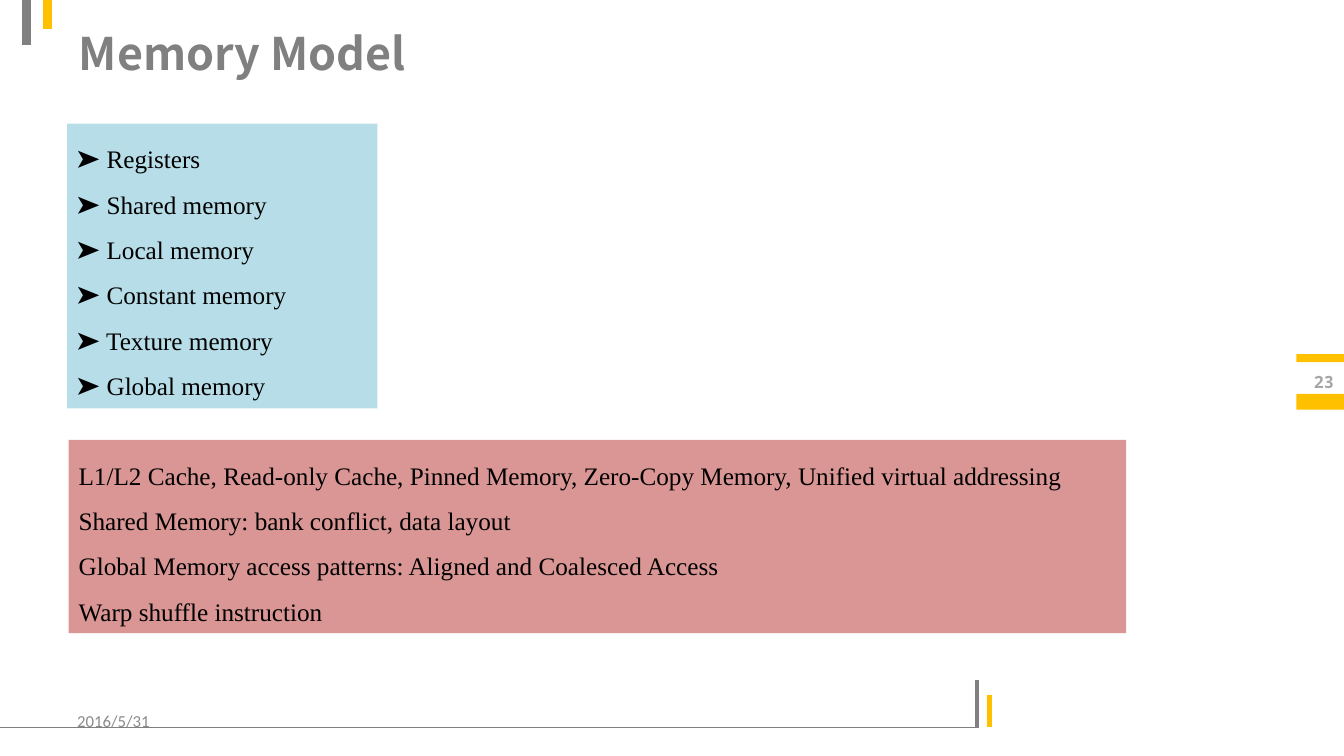
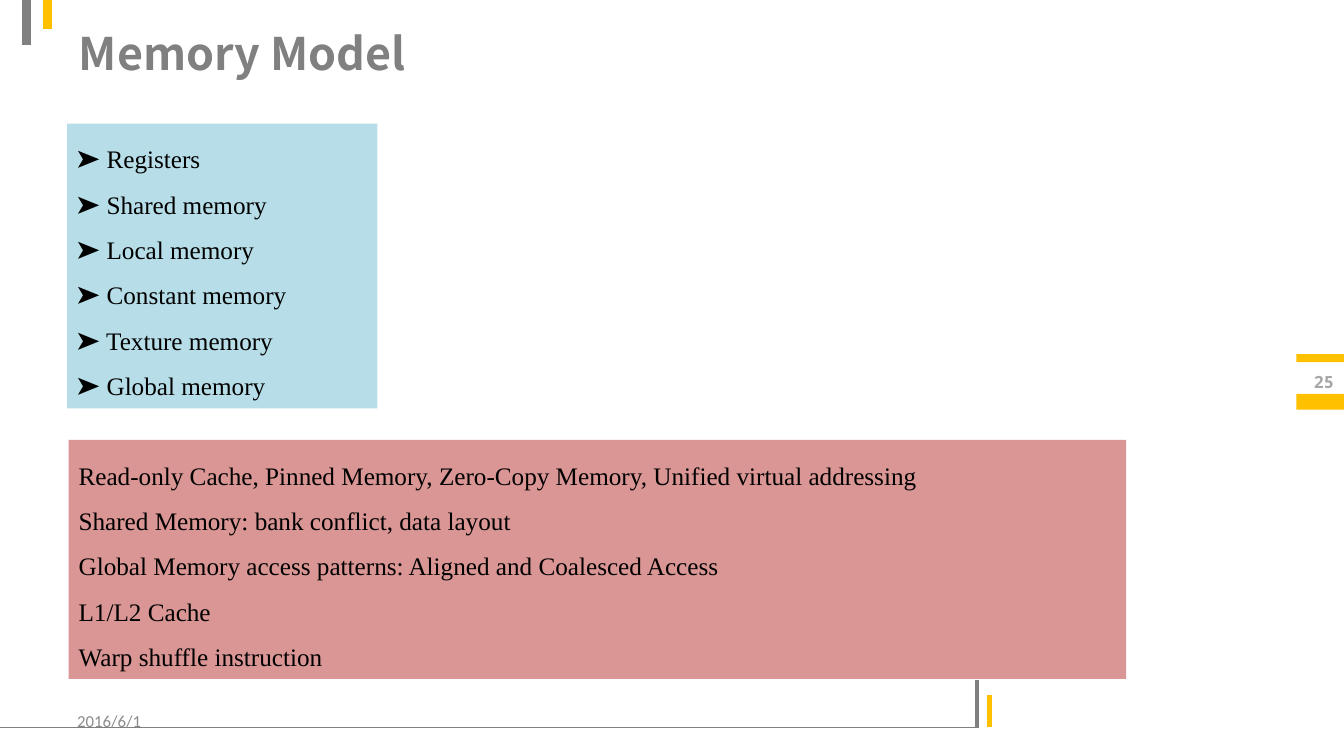
Before and after one commit to LitLeo/slides_of_parallel_computation, a slide deck: slide 25 of CUDA programming.pptx (slide 23 before the commit). Drawn at 1344x756 pixels with LibreOffice and Linux fonts; fonts in the diff are those of the drawing; background and template pictures are left out. Boxes give left, top, right and bottom in pixels: in the first picture for what was removed or moved away, otherwise in the second. Text is boxed around its words. In the diff, an @@ line names an element or a change of style, - is before the commit and + after.

```diff
--- a/CUDA programming.pptx
+++ b/CUDA programming.pptx
@@ page number at box(1314, 376, 1334, 388): text changed @@
-23
+25
@@ rectangle "Read-only Cache, Pinned Memory, Zero-Copy ...": place and size @@
-rectangle "Read-only Cache, Pinned Memory, Zero-Copy ..." at box(69, 440, 1126, 633)
+rectangle "Read-only Cache, Pinned Memory, Zero-Copy ..." at box(69, 440, 1126, 679)
@@ text in rectangle at box(79, 467, 917, 491): text changed @@
-L1/L2 Cache, Read-only Cache, Pinned Memory, Zero-Copy Memory, Unified virtual addressing
+Read-only Cache, Pinned Memory, Zero-Copy Memory, Unified virtual addressing
@@ text in rectangle at box(79, 603, 211, 622): paragraph added @@
+L1/L2 Cache
@@ text at box(77, 715, 141, 728): text changed @@
-2016/5/31
+2016/6/1
```
Also in this commit, not shown: 29 other slides changed, 2 slides added, 4 other files.
